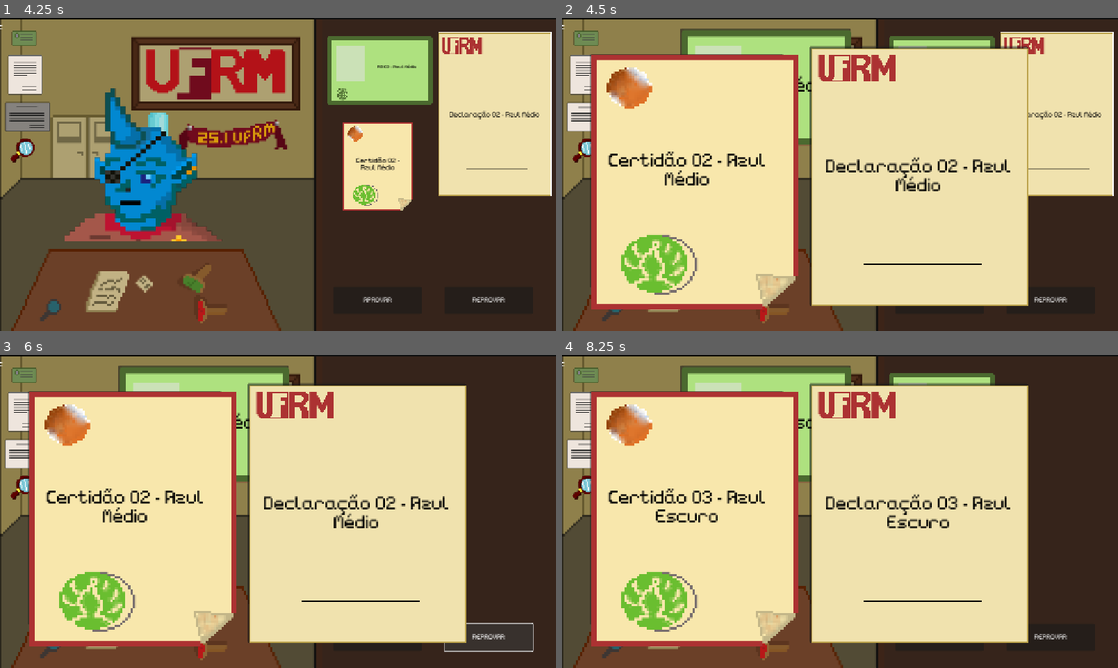
Above: before the commit, frames 1-4 (two rows, left to right).
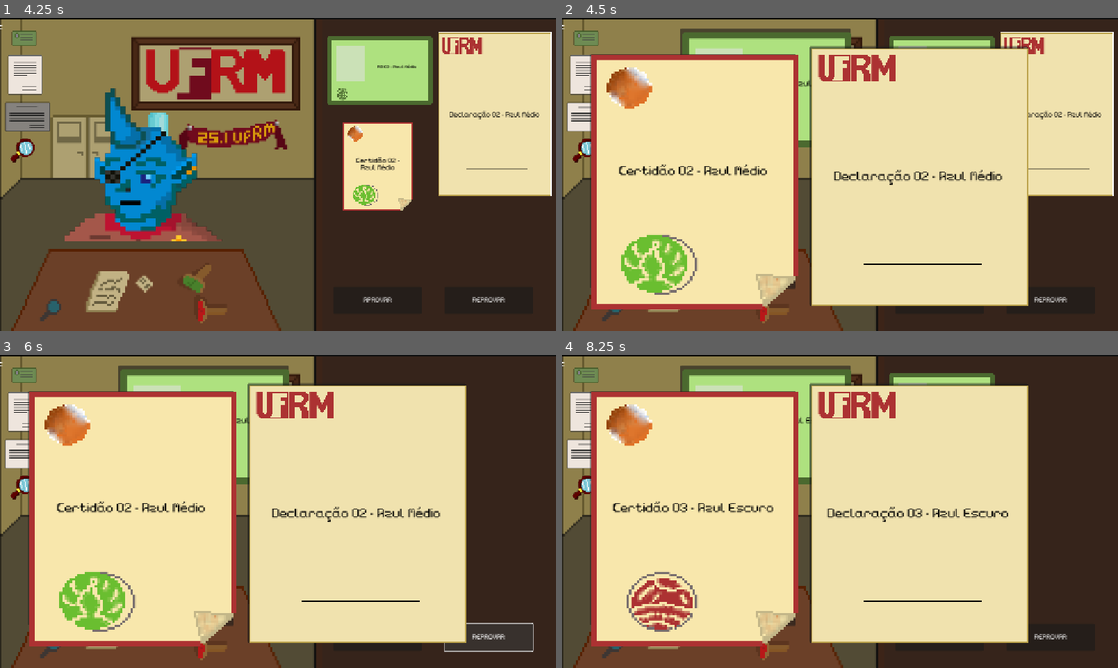
Above: after the commit, the same moments.

Repository: felipemarley/any_colour_you_like
Game: Godot game, scene res://scenes/screens/main_menu.tscn
Two runs of this game, one before a commit and one after it. Both use one fixed random seed, a clock stepped at 60 frames per second and the inputs below.
Inputs (mouse positions are in pixels of both pictures, inside the frame that each line leads up to):
- Up to frame 1 (4.25 s): click "INICIAR" at 0.5 s; click "Pular" at 1.25 s; click (27, 49) at 2 s; click (33, 83) at 2.75 s; click (27, 118) at 3.5 s
- Up to frame 2 (4.5 s): click (584, 149) at 4.25 s
- Up to frame 3 (6 s): click "APROVAR" at 5 s; click "REPROVAR" at 5.75 s
- Up to frame 4 (8.25 s): click (589, 386) at 6.5 s; click (595, 420) at 7.25 s; click (589, 455) at 8 s

Frame 1 is identical in both runs. In frame 2, 3.1% of the frame differs, in the area x 8-81%, y 4-87%; in frame 3, 3.1%; in frame 4, 4.9%, in the area x 8-81%, y 4-88%.

Commit message:
feat: Alteração de textura das Certidões

Diff:
--- a/scenes/components/document_certidao_zoom.tscn
+++ b/scenes/components/document_certidao_zoom.tscn
@@ -34,6 +34,6 @@
 grow_vertical = 2
 mouse_filter = 2
 theme_override_colors/default_color = Color(0, 0, 0, 1)
-theme_override_font_sizes/normal_font_size = 42
+theme_override_font_sizes/normal_font_size = 30
 horizontal_alignment = 1
 vertical_alignment = 1
--- a/scenes/components/document_declaracao_zoom.tscn
+++ b/scenes/components/document_declaracao_zoom.tscn
@@ -35,7 +35,7 @@
 grow_vertical = 2
 mouse_filter = 2
 theme_override_colors/default_color = Color(0, 0, 0, 1)
-theme_override_font_sizes/normal_font_size = 42
+theme_override_font_sizes/normal_font_size = 30
 fit_content = true
 horizontal_alignment = 1
 vertical_alignment = 1
--- a/scenes/components/document_rg_zoom.tscn
+++ b/scenes/components/document_rg_zoom.tscn
@@ -21,10 +21,8 @@
 
 [node name="TextureRect" type="TextureRect" parent="."]
 layout_mode = 0
-offset_left = -1.0
-offset_top = -5.0
-offset_right = 399.0
-offset_bottom = 275.0
+offset_right = 400.0
+offset_bottom = 280.0
 texture = ExtResource("2_nadvo")
 
 [node name="RichTextLabel" type="RichTextLabel" parent="."]
@@ -32,10 +30,15 @@
 anchors_preset = 15
 anchor_right = 1.0
 anchor_bottom = 1.0
+offset_left = 27.0
+offset_top = 21.0
+offset_right = -34.0
+offset_bottom = -31.0
 grow_horizontal = 2
 grow_vertical = 2
 mouse_filter = 2
 theme_override_colors/default_color = Color(0, 0, 0, 1)
-theme_override_font_sizes/normal_font_size = 42
+theme_override_font_sizes/normal_font_size = 20
 fit_content = true
+horizontal_alignment = 2
 vertical_alignment = 1
--- a/scenes/screens/game.tscn
+++ b/scenes/screens/game.tscn
@@ -1052,8 +1052,8 @@
 [node name="certidao" parent="ZOOM" instance=ExtResource("24_r6qep")]
 offset_left = 67.0
 offset_top = 76.0
-offset_right = 511.0
-offset_bottom = 614.0
+offset_right = 540.0
+offset_bottom = 616.0
 document_text = ""
 
 [connection signal="pressed" from="HSplitContainer/SubViewportContainer/SubViewport/RgButton" to="HSplitContainer/SubViewportContainer/SubViewport/RgButton" method="_on_pressed"]
--- a/scripts/troca_texto_docs.gd
+++ b/scripts/troca_texto_docs.gd
@@ -10,35 +10,53 @@
 var certidao_zoom: Control
 var declaracao_zoom: Control
 
-var textos_animacoes_RG = {
-	"blue-01": "RG 01 - Azul Claro",
-	"blue-02": "RG 02 - Azul Médio",
-	"blue-03": "RG 03 - Azul Escuro",
-	"green-01": "RG 04 - Verde",
-	"purple-01": "RG 05 - Roxo",
-	"red-01": "RG 06 - Vermelho",
-	"yellow-01": "RG 07 - Amarelo"
-};
-
-var textos_animacoes_certidao = {
-	"blue-01": "Certidão 01 - Azul Claro",
-	"blue-02": "Certidão 02 - Azul Médio",
-	"blue-03": "Certidão 03 - Azul Escuro",
-	"green-01": "Certidão 04 - Verde",
-	"purple-01": "Certidão 05 - Roxo",
-	"red-01": "Certidão 06 - Vermelho",
-	"yellow-01": "Certidão 07 - Amarelo"
-};
-
-var textos_animacoes_declaracao = {
-	"blue-01": "Declaração 01 - Azul Claro",
-	"blue-02": "Declaração 02 - Azul Médio",
-	"blue-03": "Declaração 03 - Azul Escuro",
-	"green-01": "Declaração 04 - Verde",
-	"purple-01": "Declaração 05 - Roxo",
-	"red-01": "Declaração 06 - Vermelho",
-	"yellow-01": "Declaração 07 - Amarelo"
-};
+# Dados organizados de forma mais eficiente
+var documentos_data = {
+	"RG": {
+		"textos": {
+			"blue-01": "RG 01 - Azul Claro",
+			"blue-02": "RG 02 - Azul Médio",
+			"blue-03": "RG 03 - Azul Escuro",
+			"green-01": "RG 04 - Verde",
+			"purple-01": "RG 05 - Roxo",
+			"red-01": "RG 06 - Vermelho",
+			"yellow-01": "RG 07 - Amarelo"
+		},
+		"texturas": {} # RG não usa texturas no exemplo
+	},
+	"certidao": {
+		"textos": {
+			"blue-01": "Certidão 01 - Azul Claro",
+			"blue-02": "Certidão 02 - Azul Médio",
+			"blue-03": "Certidão 03 - Azul Escuro",
+			"green-01": "Certidão 04 - Verde",
+			"purple-01": "Certidão 05 - Roxo",
+			"red-01": "Certidão 06 - Vermelho",
+			"yellow-01": "Certidão 07 - Amarelo"
+		},
+		"texturas": {
+			"blue-01": "res://assets/documents/certidao-nasc-001.png",
+			"blue-02": "res://assets/documents/certidao-nasc-002.png",
+			"blue-03": "res://assets/documents/certidao-nasc-003.png",
+			"green-01": "res://assets/documents/certidao-nasc-004.png",
+			"purple-01": "res://assets/documents/certidao-nasc-001.png",
+			"red-01": "res://assets/documents/certidao-nasc-002.png",
+			"yellow-01": "res://assets/documents/certidao-nasc-003.png"
+		}
+	},
+	"declaracao": {
+		"textos": {
+			"blue-01": "Declaração 01 - Azul Claro",
+			"blue-02": "Declaração 02 - Azul Médio",
+			"blue-03": "Declaração 03 - Azul Escuro",
+			"green-01": "Declaração 04 - Verde",
+			"purple-01": "Declaração 05 - Roxo",
+			"red-01": "Declaração 06 - Vermelho",
+			"yellow-01": "Declaração 07 - Amarelo"
+		},
+		"texturas": {} # Declaração não usa texturas no exemplo
+	}
+}
 
 func setup(document_rg: Control, document_certidao: Control, document_declaracao: Control,
 		   document_rg_zoom: Control, document_certidao_zoom: Control, document_declaracao_zoom: Control,
@@ -52,12 +70,23 @@
 	self.declaracao_zoom = document_declaracao_zoom
 	self.anim_player = animation_player
 
+	# Pré-carrega todas as texturas
+	_preload_textures()
+
 	# Conecta sinais
 	if anim_player:
 		_connect_animation_signals()
 		print("✅ DocumentManager configurado com sucesso")
 	else:
 		printerr("❌ AnimationPlayer não encontrado!")
+
+func _preload_textures():
+	# Pré-carrega todas as texturas para evitar atrasos
+	for doc_type in documentos_data:
+		if documentos_data[doc_type].has("texturas"):
+			for anim_name in documentos_data[doc_type]["texturas"]:
+				var path = documentos_data[doc_type]["texturas"][anim_name]
+				documentos_data[doc_type]["texturas"][anim_name] = load(path) as Texture2D
 
 func _connect_animation_signals():
 	# Remove conexões existentes para evitar duplicatas
@@ -71,55 +100,51 @@
 	anim_player.animation_looped.connect(_on_animation_changed)
 
 	# Atualização inicial
-	_update_texts(anim_player.animation)
+	_update_documents(anim_player.animation)
 
 func _on_animation_changed():
-	_update_texts(anim_player.animation)
+	_update_documents(anim_player.animation)
 
-func _update_texts(animation_name: String):
-	print("🔄 Atualizando textos para animação:", animation_name)
+func _update_documents(animation_name: String):
+	print("🔄 Atualizando documentos para animação:", animation_name)
 
-	if rg:
-		var rich_text_label_rg = rg.get_node("RichTextLabel")
-		var rich_text_label_certidao = certidao.get_node("RichTextLabel")
-		var rich_text_label_declaracao = declaracao.get_node("RichTextLabel")
+	# Atualiza RG
+	_update_document("RG", rg, rg_zoom, animation_name)
 
-		var rich_text_label_rg_zoom = rg_zoom.get_node("RichTextLabel")
-		var rich_text_label_certidao_zoom = certidao_zoom.get_node("RichTextLabel")
-		var rich_text_label_declaracao_zoom = declaracao_zoom.get_node("RichTextLabel")
+	# Atualiza Certidão
+	_update_document("certidao", certidao, certidao_zoom, animation_name)
 
-		if rich_text_label_rg and animation_name in textos_animacoes_RG:
-			rich_text_label_rg.text = textos_animacoes_RG[animation_name]
-			rich_text_label_rg_zoom.text = textos_animacoes_RG[animation_name]
-			# Garante que está visível
-			rich_text_label_rg.visible = true
-			rich_text_label_rg_zoom.visible = true
+	# Atualiza Declaração
+	_update_document("declaracao", declaracao, declaracao_zoom, animation_name)
 
-			print("📄 Texto definido no RG:", textos_animacoes_RG[animation_name])
+func _update_document(doc_type: String, doc_normal: Control, doc_zoom: Control, anim_name: String):
+	if not doc_normal or not doc_zoom:
+		printerr("❌ Documento ", doc_type, " não encontrado!")
+		return
+
+	var rich_label = doc_normal.get_node("RichTextLabel") as RichTextLabel
+	var rich_label_zoom = doc_zoom.get_node("RichTextLabel") as RichTextLabel
+
+	if rich_label and rich_label_zoom and anim_name in documentos_data[doc_type]["textos"]:
+		# Atualiza texto
+		var texto = documentos_data[doc_type]["textos"][anim_name]
+		rich_label.text = texto
+		rich_label_zoom.text = texto
+		rich_label.visible = true
+		rich_label_zoom.visible = true
+		print("📄 Texto definido em ", doc_type, ": ", texto)
+	else:
+		printerr("❌ RichTextLabel não encontrado ou animação inválida para ", doc_type)
+
+	# Atualiza textura se existir para este tipo de documento
+	if documentos_data[doc_type].has("texturas") and anim_name in documentos_data[doc_type]["texturas"]:
+		var texture_rect = doc_normal.get_node("TextureRect") as TextureRect
+		var texture_rect_zoom = doc_zoom.get_node("TextureRect") as TextureRect
+
+		if texture_rect and texture_rect_zoom:
+			var texture = documentos_data[doc_type]["texturas"][anim_name]
+			texture_rect.texture = texture
+			texture_rect_zoom.texture = texture
+			print("🖼️ Textura definida em ", doc_type)
 		else:
-			printerr("❌ RichTextLabel não encontrado ou animação inválida")
-
-		if rich_text_label_certidao and animation_name in textos_animacoes_certidao:
-			rich_text_label_certidao.text = textos_animacoes_certidao[animation_name]
-			rich_text_label_certidao_zoom.text = textos_animacoes_certidao[animation_name]
-			# Garante que está visível
-			rich_text_label_certidao.visible = true
-			rich_text_label_certidao_zoom.visible = true
-
-			print("📄 Texto definido na Certidão:", textos_animacoes_certidao[animation_name])
-		else:
-			printerr("❌ RichTextLabel não encontrado ou animação inválida")
-
-		if rich_text_label_declaracao and animation_name in textos_animacoes_declaracao:
-			rich_text_label_declaracao.text = textos_animacoes_declaracao[animation_name]
-			rich_text_label_declaracao_zoom.text = textos_animacoes_declaracao[animation_name]
-
-			# Garante que está visível
-			rich_text_label_declaracao.visible = true
-			rich_text_label_declaracao_zoom.visible = true
-
-			print("📄 Texto definido na Declaração:", textos_animacoes_declaracao[animation_name])
-		else:
-			printerr("❌ RichTextLabel não encontrado ou animação inválida")
-
-	# Adicione para certidão e declaração conforme necessário
+			printerr("❌ TextureRect não encontrado em ", doc_type)
